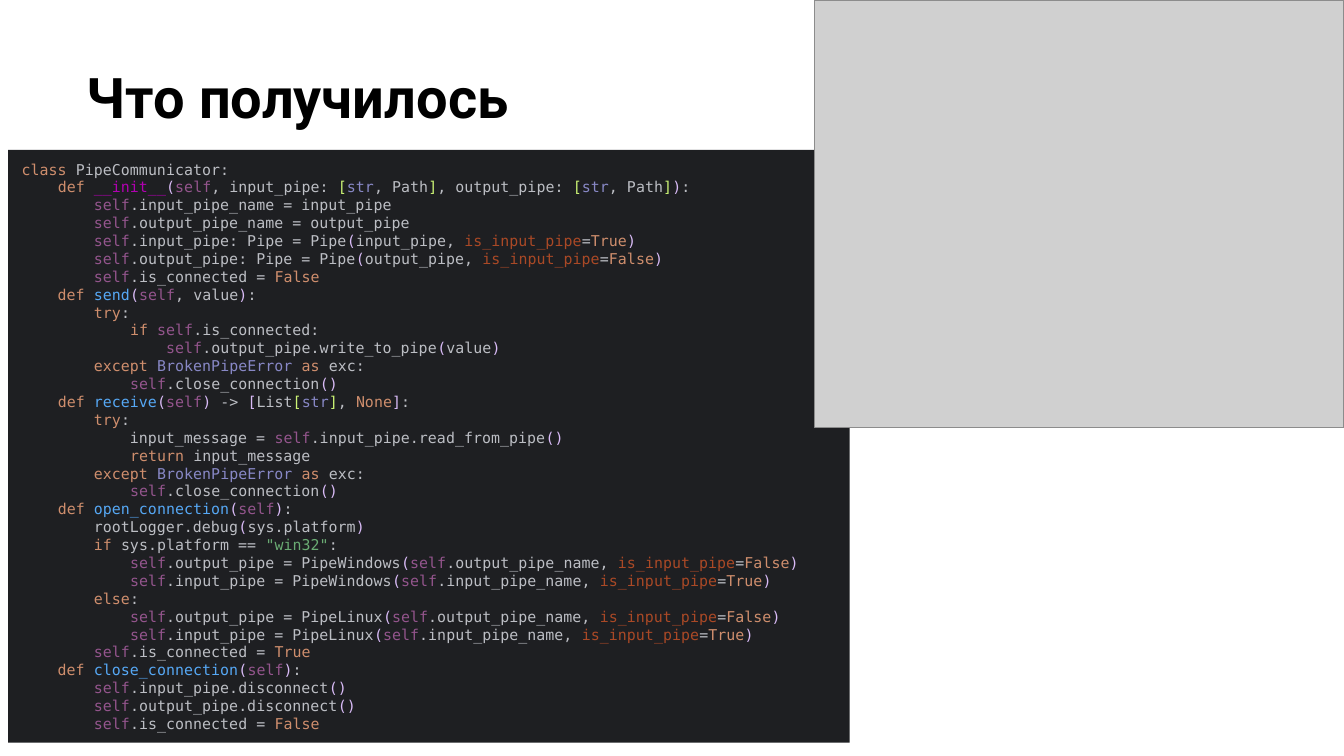
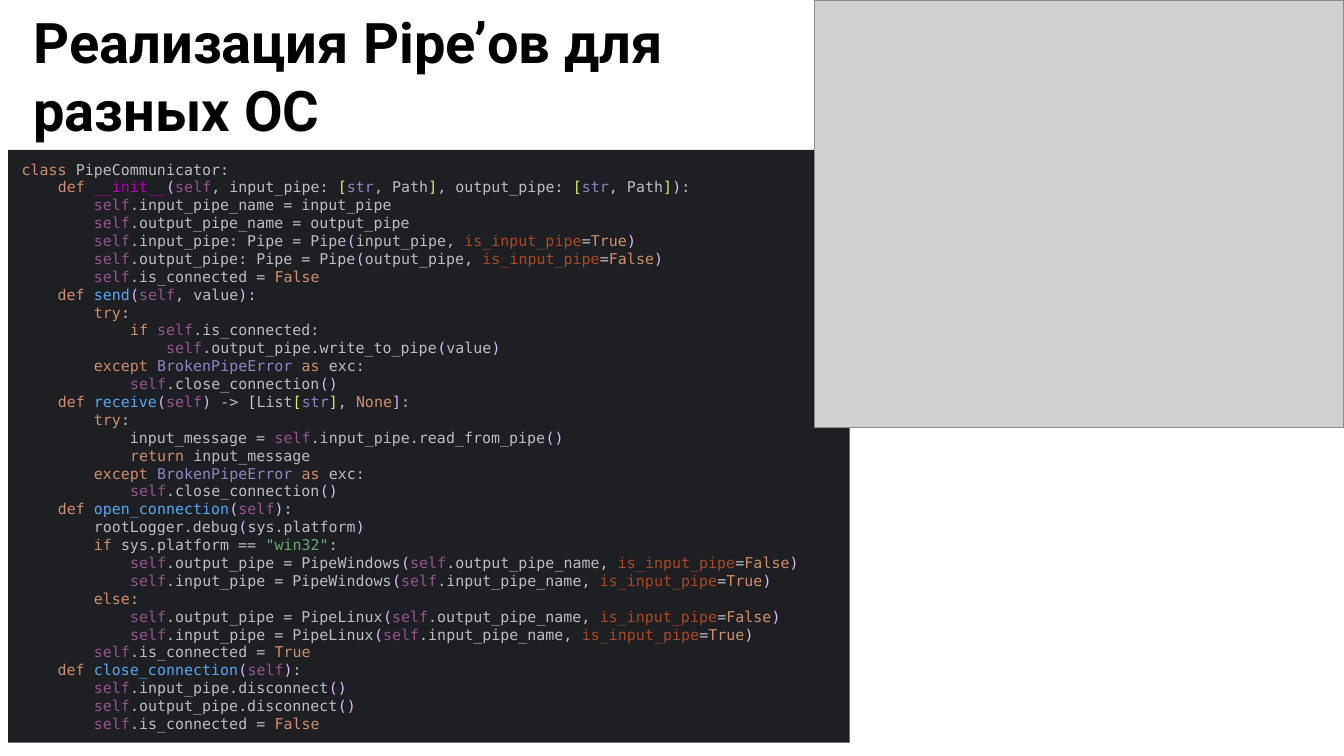
Before and after one commit to Ar-b-ra/GraduationWork, a slide deck: slide 9 of Презентация на защиту.pptx. Drawn at 1344x756 pixels with LibreOffice and Linux fonts; fonts in the diff are those of the drawing; grey boxes stand for pictures; background and template pictures are left out. Boxes give left, top, right and bottom in pixels: in the first picture for what was removed or moved away, otherwise in the second. Text is boxed around its words. In the diff, an @@ line names an element or a change of style, - is before the commit and + after.

```diff
--- a/Презентация на защиту.pptx
+++ b/Презентация на защиту.pptx
@@ title at (33, 21, 662, 143): text changed @@
-Что получилось
+Реализация Pipe’ов для разных ОС
```
Also in this commit, not shown: 3 other slides changed, 1 slide added, 8 slides removed, 1 other file.
